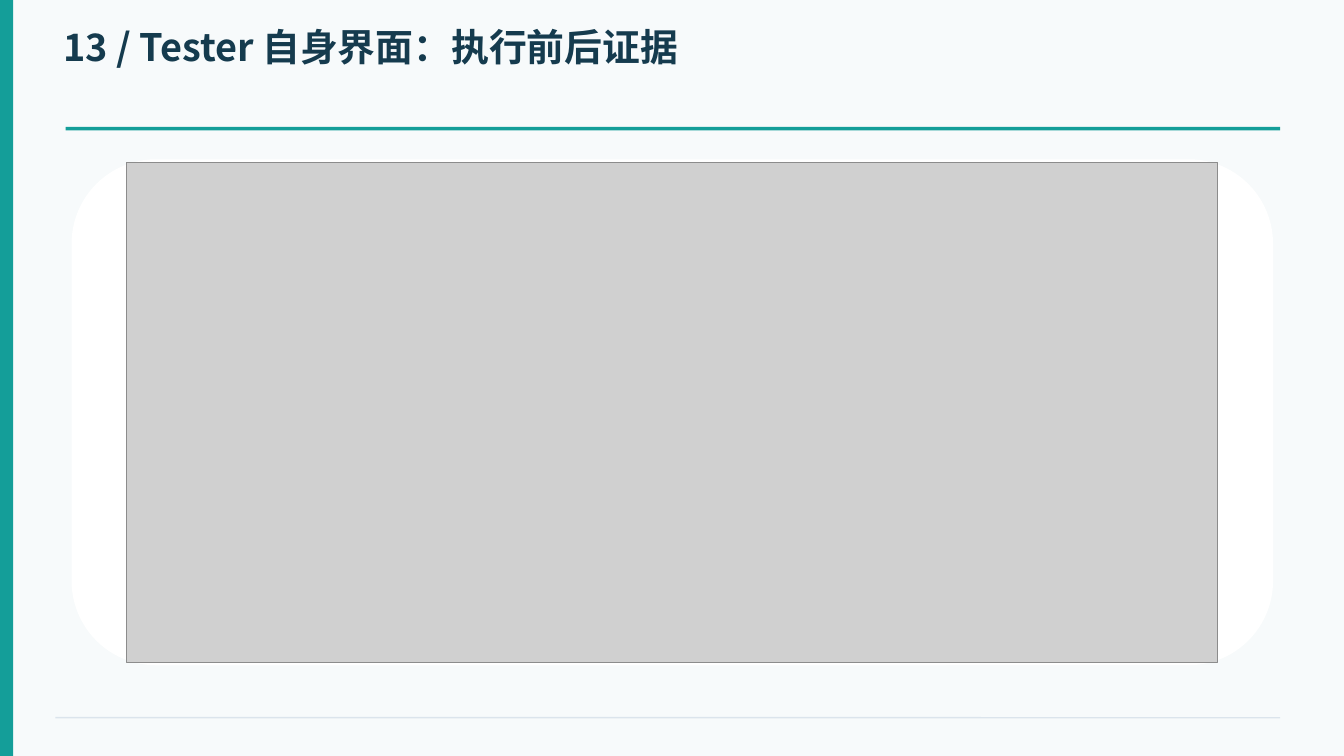
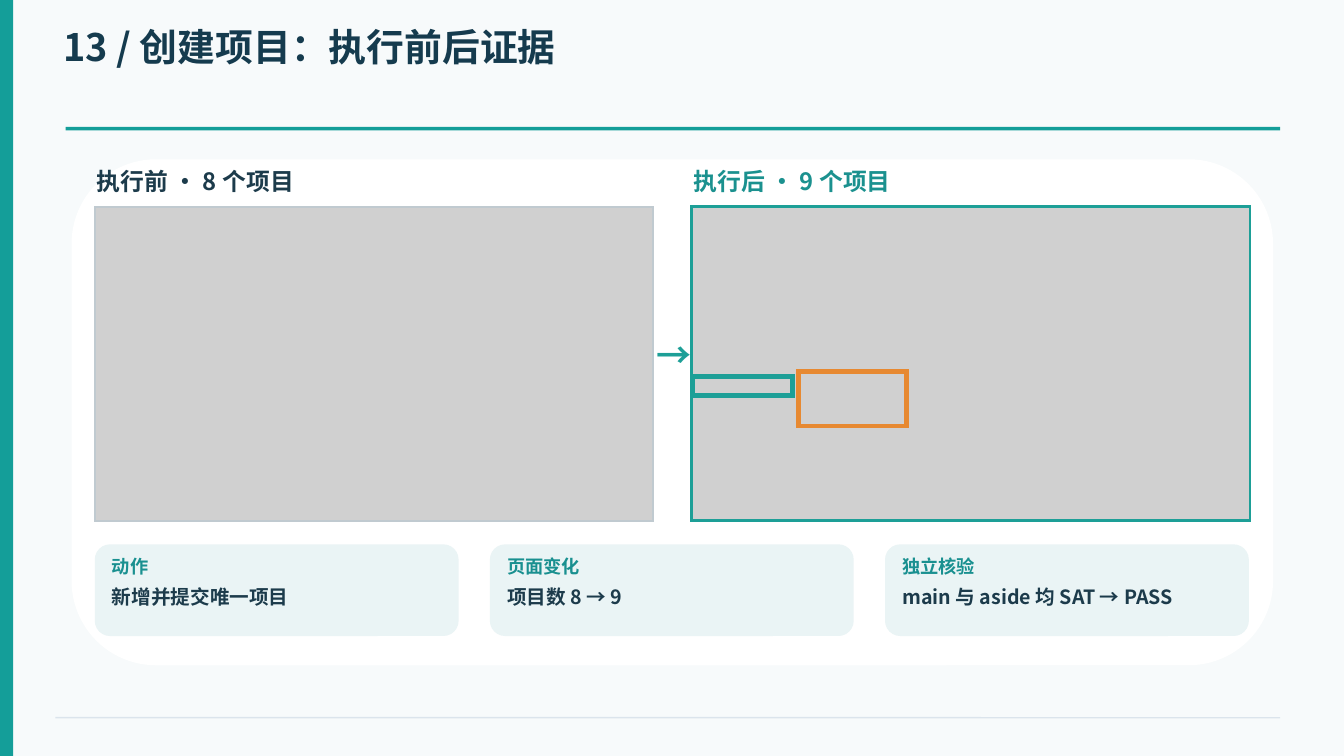
Before and after one commit to LockiYu/WebAppTester, a slide deck: slide 14 of 2-张诗豪组-中期汇报.pptx. Drawn at 1344x756 pixels with LibreOffice and Linux fonts; fonts in the diff are those of the drawing; grey boxes stand for pictures. Boxes give left, top, right and bottom in pixels: in the first picture for what was removed or moved away, otherwise in the second. Text is boxed around its words. In the diff, an @@ line names an element or a change of style, - is before the commit and + after.

Commit message:
Show project creation evidence on midterm slide

```diff
--- a/2-张诗豪组-中期汇报.pptx
+++ b/2-张诗豪组-中期汇报.pptx
@@ text at <box>63,29,556,65</box>: text changed @@
-13 / Tester 自身界面：执行前后证据
+13 / 创建项目：执行前后证据
@@ text added at <box>97,169,294,192</box>, 17 pt, text #1C3B4B, bold @@
+执行前 · 8 个项目
@@ picture removed at <box>127,162,1218,662</box> @@
@@ text added at <box>693,169,890,192</box>, 17 pt, text #1B918F, bold @@
+执行后 · 9 个项目
@@ picture added at <box>95,207,653,521</box> @@
@@ rectangle added at <box>95,207,653,521</box>, outline #C0CAD0 1.3 pt @@
@@ picture added at <box>692,207,1250,521</box> @@
@@ rectangle added at <box>692,207,1250,521</box>, outline #1D9F97 1.8 pt @@
@@ text added at <box>654,334,689,379</box>, 25 pt, text #1D9F97, bold @@
+→
@@ rectangle added at <box>693,376,792,395</box>, outline #1D9F97 3.5 pt @@
@@ rectangle added at <box>799,372,906,426</box>, outline #E78931 3.5 pt @@
@@ rounded rectangle added at <box>95,544,459,636</box>, fill #EAF4F5 @@
@@ text added at <box>112,557,148,575</box>, 13 pt, text #199090, bold @@
+动作
@@ rounded rectangle added at <box>490,544,854,636</box>, fill #EAF4F5 @@
@@ text added at <box>507,557,580,575</box>, 13 pt, text #199090, bold @@
+页面变化
@@ rounded rectangle added at <box>885,544,1249,636</box>, fill #EAF4F5 @@
@@ text added at <box>902,557,975,575</box>, 13 pt, text #199090, bold @@
+独立核验
@@ text added at <box>112,587,289,606</box>, 14 pt, text #1C3B4B, bold @@
+新增并提交唯一项目
@@ text added at <box>507,587,623,606</box>, 14 pt, text #1C3B4B, bold @@
+项目数 8 → 9
@@ text added at <box>902,587,1173,606</box>, 14 pt, text #1C3B4B, bold @@
+main 与 aside 均 SAT → PASS
```
